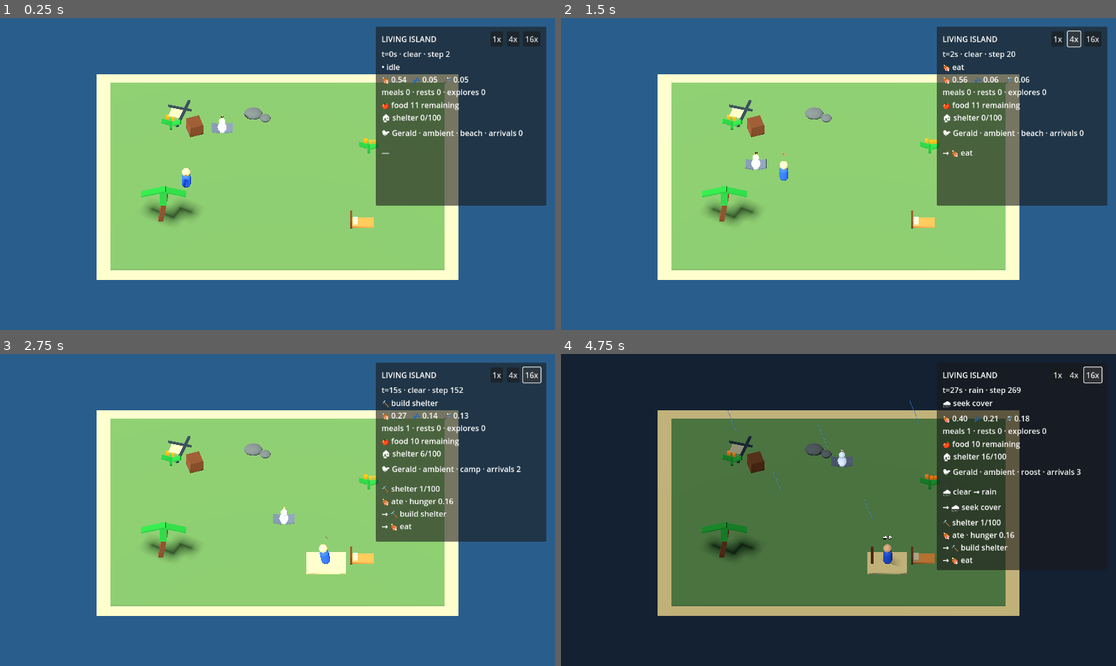
Above: before the commit, frames 1-4 (two rows, left to right).
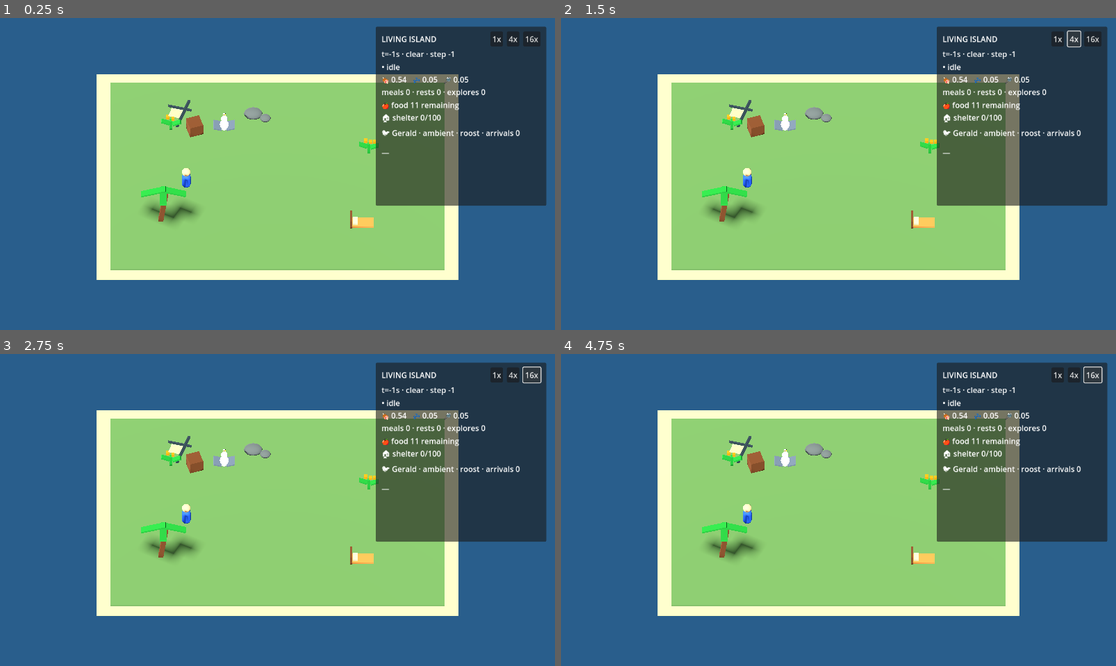
Above: after the commit, the same moments.

Repository: RrR2010/wilson-shipwrecked
Game: Godot game, scene res://tools/living_simulation/living_simulation.tscn
Same seed, same stepped clock (60 frames per second), same inputs: the game is played once before the commit and once after it. The project has no main scene, so this scene is started directly.
Inputs:
- Up to frame 1 (0.25 s): no input
- Up to frame 2 (1.5 s): click "1x" at 0.5 s; click "4x" at 1.25 s
- Up to frame 3 (2.75 s): click "16x" at 2 s
- Up to frame 4 (4.75 s): click "1x" at 2.75 s; click "4x" at 3.5 s; click "16x" at 4.25 s

The runs differ from the first frame. In frame 1, 0.4% of the frame differs, in the area x 38-95%, y 10-38%; in frame 2, 0.8%; in frame 3, 1.7%; in frame 4, 99%, in the area x 0-100%, y 0-100%.
Error after the commit: Parse Error: Too few arguments for "failure()" call. Expected at least 2 but received 1. (res://src/application/simulation/interrupting_decision_commit_coordin…

Commit message:
fix: allow bounded cognition-owned clearing when all food options are invalidated

Diff:
--- a/src/application/simulation/interrupting_decision_commit_coordinator.gd
+++ b/src/application/simulation/interrupting_decision_commit_coordinator.gd
@@ -22,9 +22,10 @@
 var _activity_query
 var _action_execution
 var _decision_commit
+var _invalidate_unselected_intention_id
 
 
-func _init(activity_query, action_execution, decision_commit) -> void:
+func _init(activity_query, action_execution, decision_commit, invalidate_unselected_intention_id = null) -> void:
 	assert(activity_query != null and activity_query.has_method("active_execution_id"), "Interrupting decision commit requires activity query")
 	assert(activity_query.has_method("current_intention"), "Interrupting decision commit requires current intention query")
 	assert(action_execution != null and action_execution.has_method("can_interrupt"), "Interrupting decision commit requires ActionExecutionService")
@@ -33,12 +34,20 @@
 	_activity_query = activity_query
 	_action_execution = action_execution
 	_decision_commit = decision_commit
+	_invalidate_unselected_intention_id = invalidate_unselected_intention_id
 
 
 func apply(decision_result, step_id: StringName):
 	assert(decision_result != null, "apply requires DecisionSelectionResult")
 	if not decision_result.has_selection():
-		return null
+		var current = _activity_query.current_intention()
+		if _invalidate_unselected_intention_id == null or current == null 			or not current.intention_id.equals(_invalidate_unselected_intention_id):
+			return null
+		var execution_id: StringName = _activity_query.active_execution_id()
+		if execution_id != &"":
+			if not _action_execution.can_interrupt(execution_id) or not _action_execution.interrupt(execution_id):
+				return MutationResult.failure(&"active_execution_not_interruptible")
+		return _decision_commit.clear_current()
 
 	var current = _activity_query.current_intention()
 	var selected = decision_result.selected_candidate
